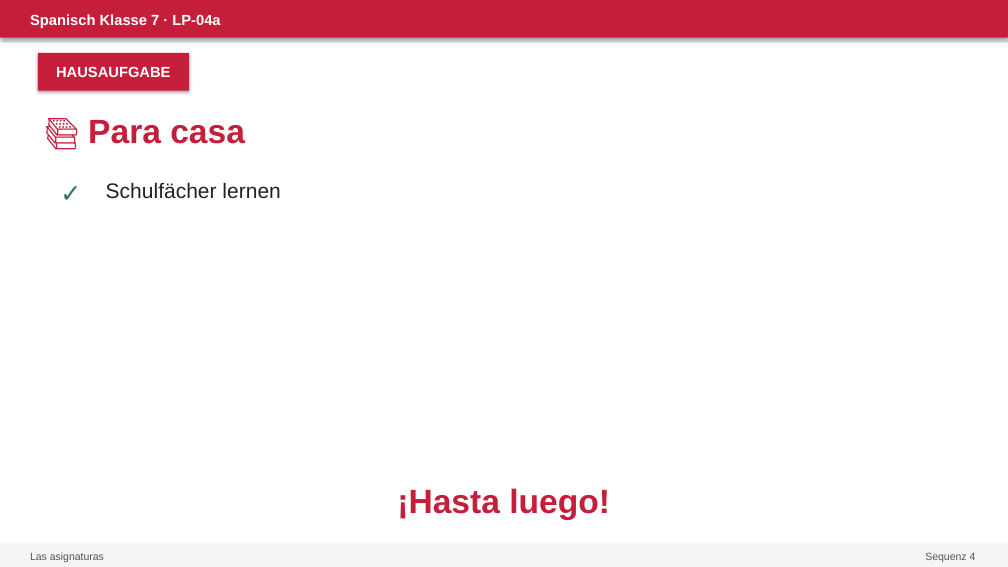
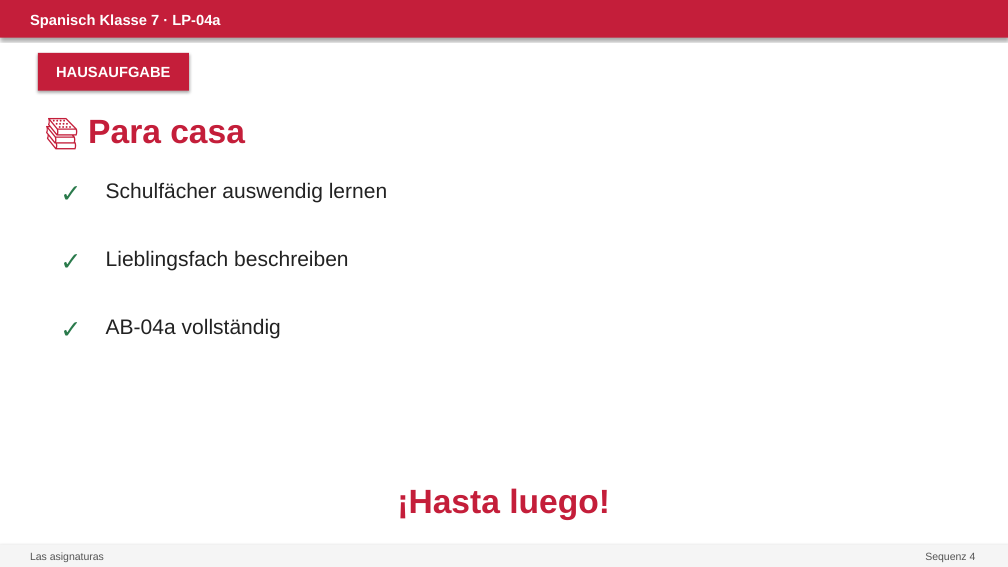
Before and after one commit to devbox42/sciencesim, a slide deck: slide 14 of projects/spanisch/kl07/sequenz-04-colegio/04a-asignaturas/PPT-04a.pptx (slide 5 before the commit). Drawn at 1008x567 pixels with LibreOffice and Linux fonts; fonts in the diff are those of the drawing. Boxes give left, top, right and bottom in pixels: in the first picture for what was removed or moved away, otherwise in the second. Text is boxed around its words. In the diff, an @@ line names an element or a change of style, - is before the commit and + after.

```diff
--- a/projects/spanisch/kl07/sequenz-04-colegio/04a-asignaturas/PPT-04a.pptx
+++ b/projects/spanisch/kl07/sequenz-04-colegio/04a-asignaturas/PPT-04a.pptx
@@ text at (x1=106, y1=182, x2=387, y2=203): text changed @@
-Schulfächer lernen
+Schulfächer auswendig lernen
@@ text added at (x1=53, y1=242, x2=91, y2=280), 24 pt, text #2A7A4B, bold @@
+✓
@@ text added at (x1=106, y1=250, x2=348, y2=271), 20 pt, text #222222 @@
+Lieblingsfach beschreiben
@@ text added at (x1=53, y1=310, x2=91, y2=348), 24 pt, text #2A7A4B, bold @@
+✓
@@ text added at (x1=106, y1=318, x2=281, y2=339), 20 pt, text #222222 @@
+AB-04a vollständig
```
Also in this commit, not shown: 3 other slides changed, 9 slides added, 32 other files.
